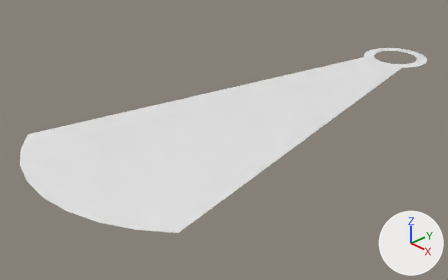
Before and after pictures for a commit that changed the Blender file src/snake_pong/src_art/meshes/shadow_beam.blend.
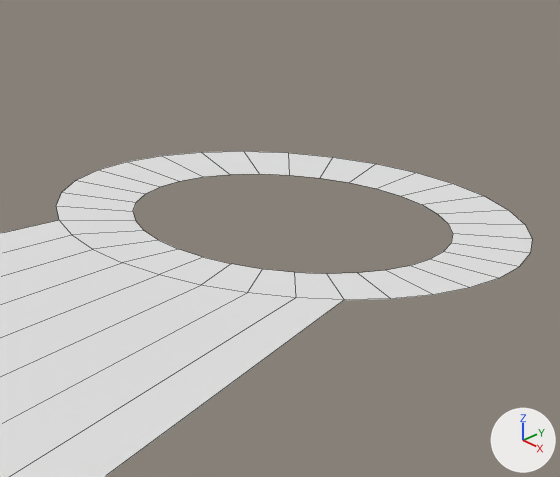
Each version is shown whole from a 50 mm camera at (1.284, -2.165, 0.813) aimed at (-0.077, -0.884, -0.104), then close up on the part from 80% to 96% of the width and 10% to 33% of the height. Every picture has the same lights, and +X, +Y and +Z are marked at lower right. The close-ups show mesh edges as thin lines.
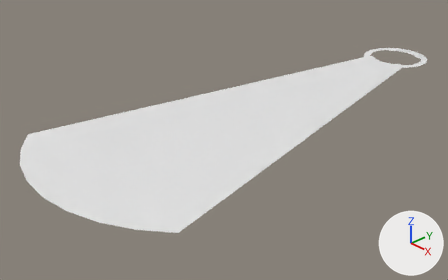
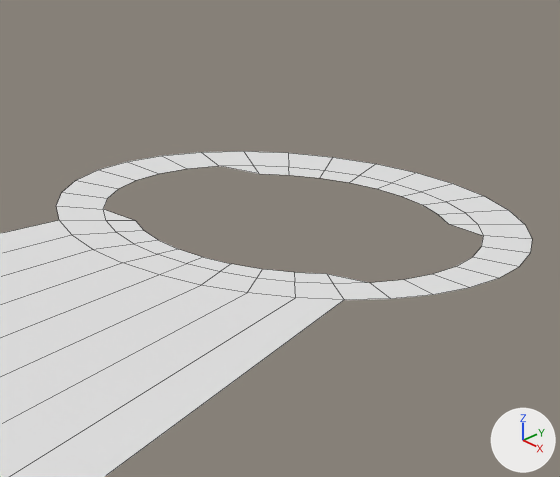
The change, as a list of edits to the scene's bpy script:
```text
Change me_cylinder:
    used by ob_cylinder; location = (0.0, 0.0, 0.0)
    remove me_cylinder.from_pydata(...)  # 73 vertices, 40 faces; spans x -0.36..0.36, y -1.58..0.13, z 0.0
    add me_cylinder.from_pydata(...)  # 91 vertices, 60 faces; spans x -0.36..0.36, y -1.58..0.13, z 0.0
    me_cylinder part 1
    4 vertices are removed from x -0.07..0.07, y -0.05..0.05, z 0.0
    24 faces are deleted
    3 vertices in x 0.08, y -0.02..0.02, z 0.0 move by (0.02, 0.0, 0.0)
    3 vertices in x -0.08, y -0.02..0.02, z 0.0 move by (-0.02, 0.0, 0.0)
    4 vertices move from x -0.08..0.08, y -0.03..0.03, z 0.0 to x -0.09..0.09, y -0.04..0.04, z 0.0
    22 vertices are added at x -0.08..0.08, y -0.1..0.1, z 0.0
    44 new faces join them
```

Boxes (x1, y1, x2, y2) around the edits, measured in the close-ups (560 x 477 px):
part 1 of me_cylinder, built on: (56, 151, 532, 300) in both
